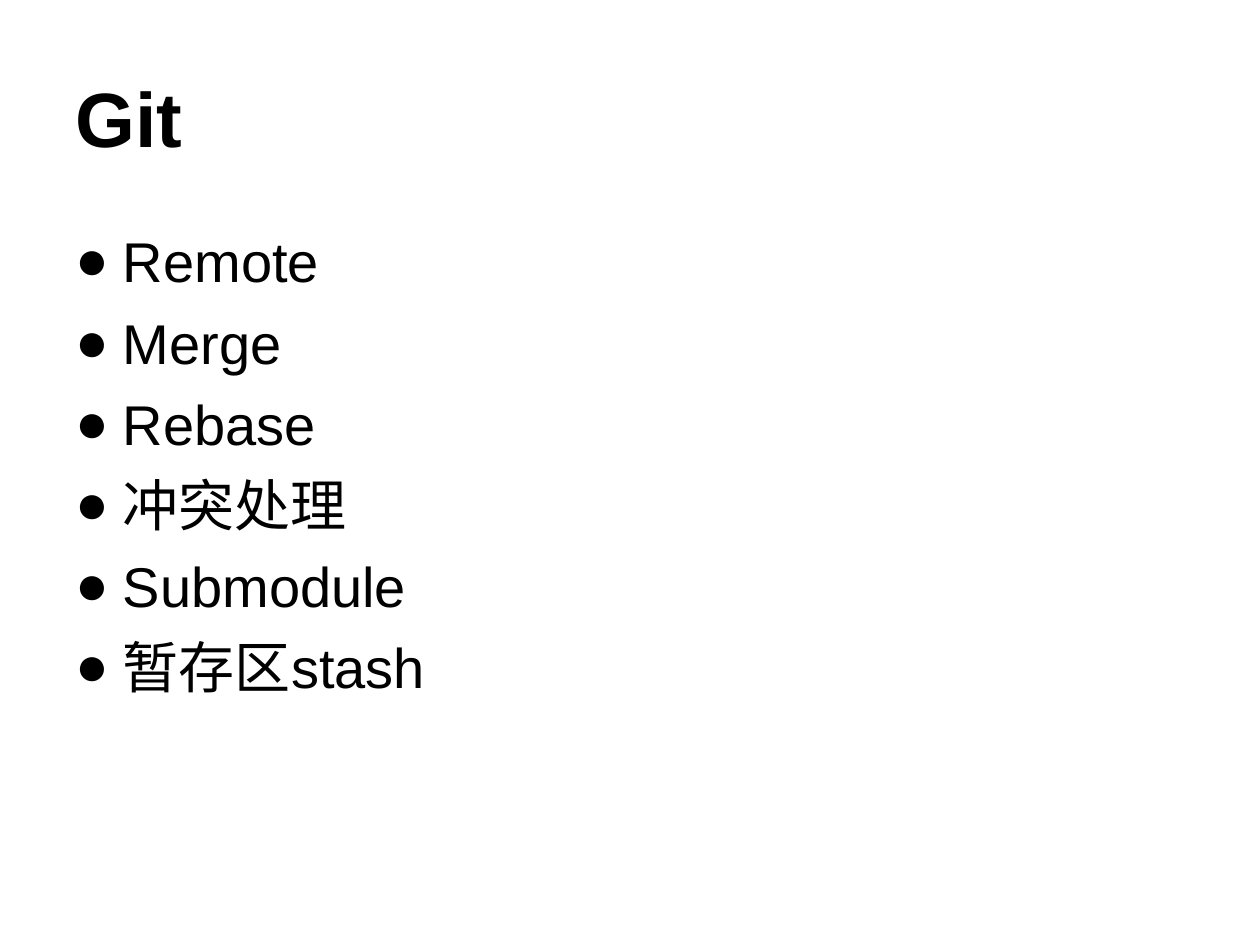
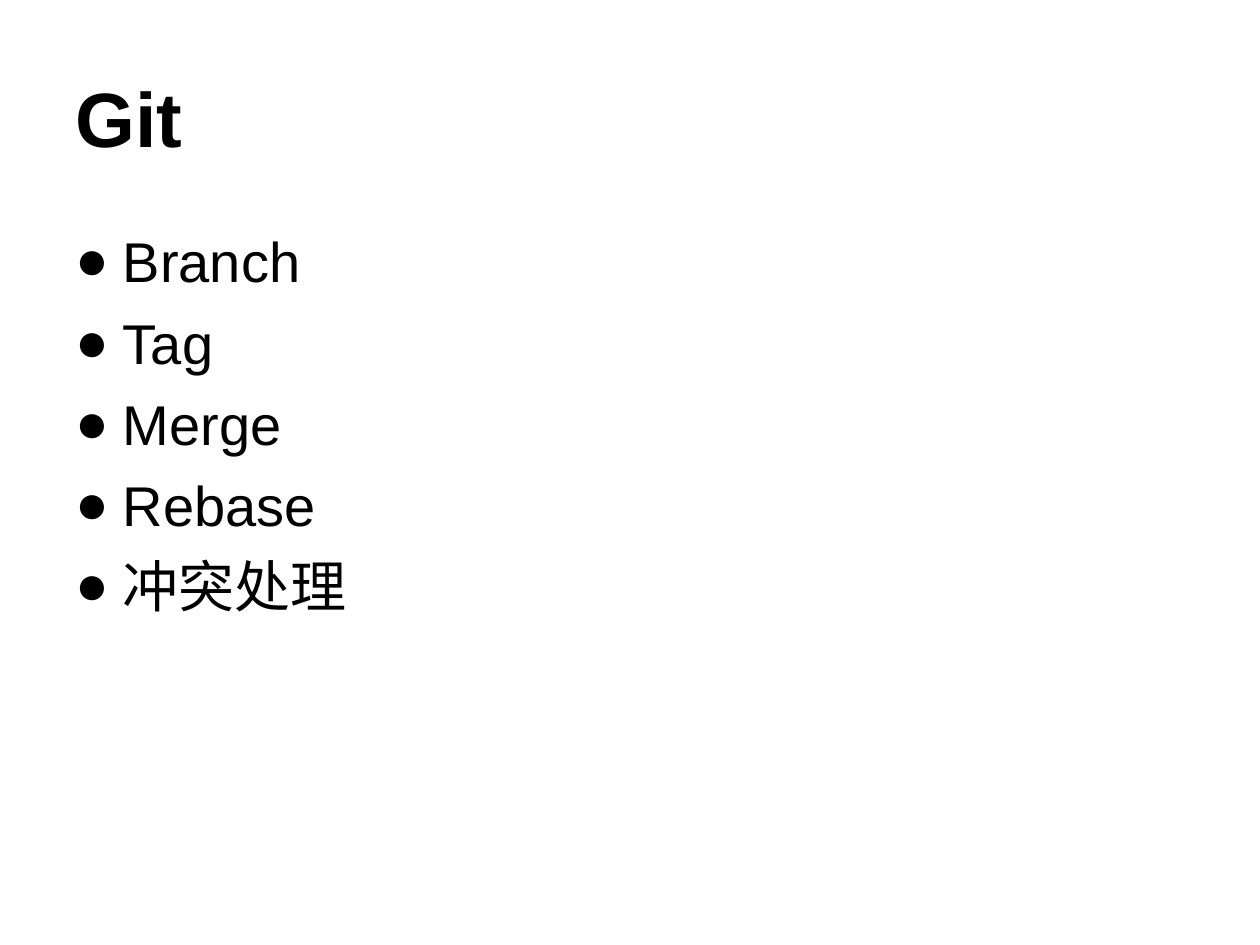
Before and after one commit to lxmxhh/git-intro, a slide deck: slide 6 of Git.ppt. Drawn at 1260x945 pixels with LibreOffice and Linux fonts; fonts in the diff are those of the drawing. Boxes give left, top, right and bottom in pixels: in the first picture for what was removed or moved away, otherwise in the second. Text is boxed around its words. In the diff, an @@ line names an element or a change of style, - is before the commit and + after.

```diff
--- a/Git.ppt
+++ b/Git.ppt
@@ text at (x1=123, y1=241, x2=300, y2=374): text changed @@
-● Remote
+● Branch
+● Tag
@@ text at (x1=123, y1=566, x2=425, y2=693): paragraphs removed @@
-● Submodule
-● 暂存区stash
```
Also in this commit, not shown: 6 other slides changed, 5 slides added, 4 slides removed.
